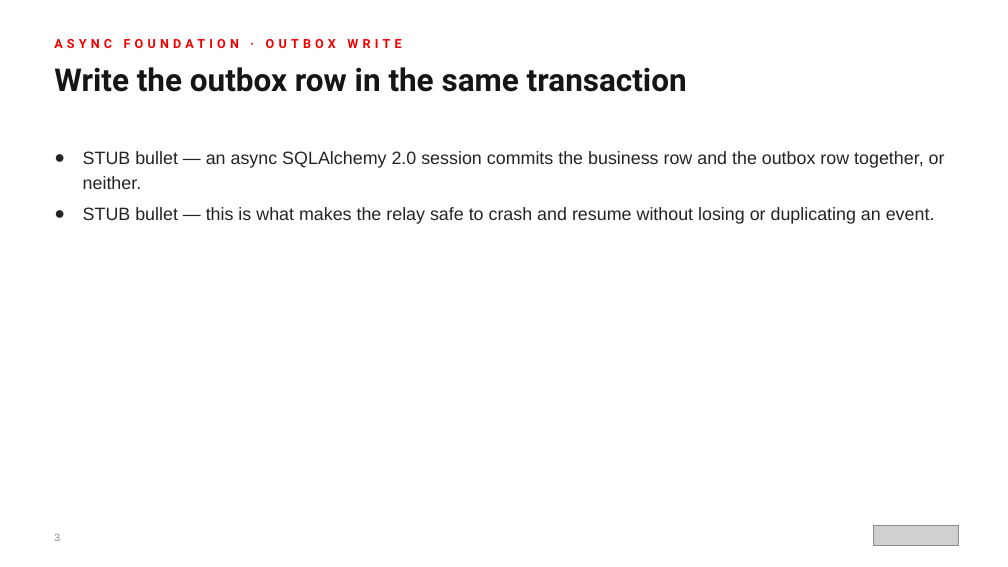
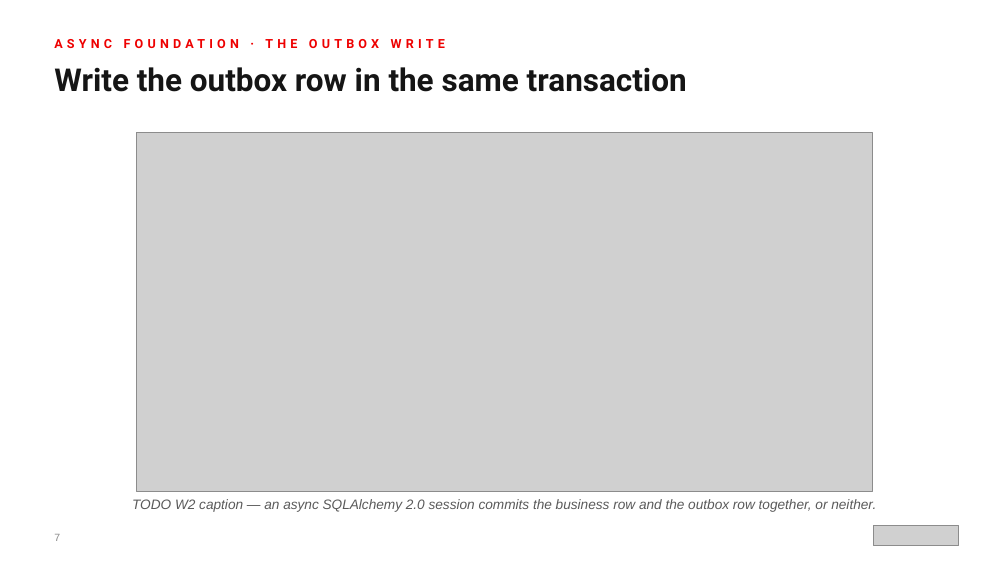
Before and after one commit to patterncatalyst/modernizing-enterprise-applications-python, a slide deck: slide 7 of presentation/modernizing-201-fastapi/Modernizing-201-FastAPI-r1.0.pptx (slide 3 before the commit). Drawn at 1008x567 pixels with LibreOffice and Linux fonts; fonts in the diff are those of the drawing; grey boxes stand for pictures. Boxes give left, top, right and bottom in pixels: in the first picture for what was removed or moved away, otherwise in the second. Text is boxed around its words. In the diff, an @@ line names an element or a change of style, - is before the commit and + after.

```diff
--- a/presentation/modernizing-201-fastapi/Modernizing-201-FastAPI-r1.0.pptx
+++ b/presentation/modernizing-201-fastapi/Modernizing-201-FastAPI-r1.0.pptx
@@ text at <box>54,39,445,48</box>: text changed @@
-ASYNC FOUNDATION · OUTBOX WRITE
+ASYNC FOUNDATION · THE OUTBOX WRITE
@@ picture added at <box>136,132,873,492</box> @@
@@ text "TODO W2 caption — an ..." at <box>132,499,876,512</box>: vertical alignment top to middle @@
@@ text at <box>132,499,876,512</box>: text changed; size 17 to 13 pt; text colour #242424 to #5A5A5A; italic on @@
-● STUB bullet — an async SQLAlchemy 2.0 session commits the business row and the outbox row together, or neither.
-● STUB bullet — this is what makes the relay safe to crash and resume without losing or duplicating an event.
+TODO W2 caption — an async SQLAlchemy 2.0 session commits the business row and the outbox row together, or neither.
@@ text at <box>54,534,60,541</box>: text changed @@
-3
+7
```
Also in this commit, not shown: 39 slides added, 5 other files.
